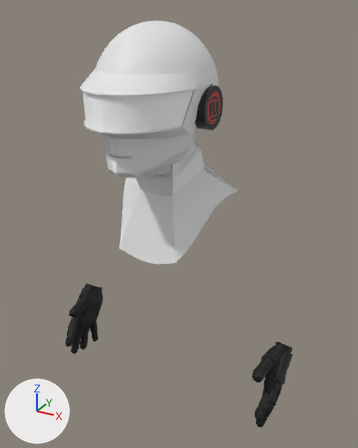
The glTF model cly3dj-dev/models/avatar/avatar_robot_v2.glb: old version first, new version second.
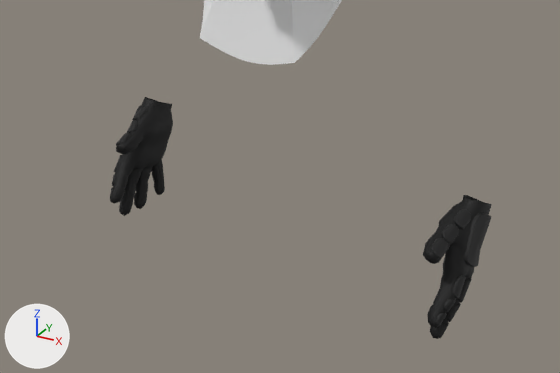
Each version appears first whole from a 50 mm camera at (0.533, -0.82, 1.786) aimed at (0.034, 0.088, 1.332), and next in a close-up on the part from 0% to 93% of the width and 50% to 100% of the height. The lights are fixed; the arrows at lower left show +X, +Y and +Z. The last two pictures show the newer version. Where no turn or scale is listed for an object, it has been applied to the vertices. Vertices at exactly the same position are counted once.

The first close-up shows 'AvatarRobot.001', 'Hand_R', 'Hand_R.001'.
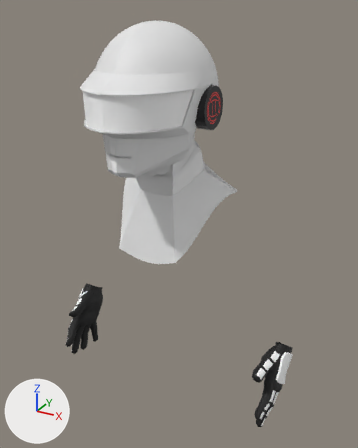
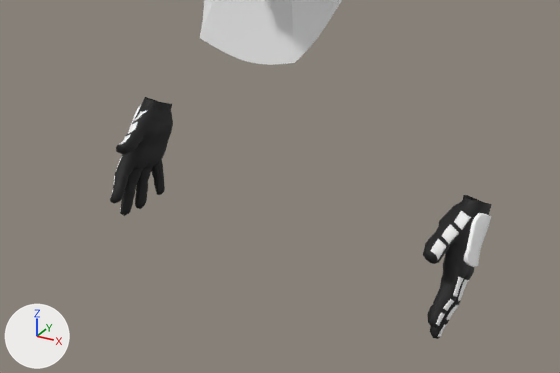
What differs and where, as boxes (x1, y1, x2, y2) in the close-ups (560 x 373 px):
'Hand_R', surface changed, reshaped (black to grey)
    both: (423, 195, 492, 339)
'Hand_R.001', reshaped
    both: (110, 97, 173, 216)
part 1 of me_hand_r_v3, deleted
    before: (430, 209, 472, 338)
part 2 of me_hand_r_v3_001, deleted
    before: (110, 107, 156, 212)

Diff of the bpy script that builds the scene:
```diff
--- a/cly3dj-dev/models/avatar/avatar_robot_v2.glb.py
+++ b/cly3dj-dev/models/avatar/avatar_robot_v2.glb.py
@@ img_glovenormal @@
+img_glovenormal = load_image('GloveNormal', '_unpacked/GloveNormal', 1024, 1024, 'Non-Color')
@@ img_glovealbedo @@
+img_glovealbedo = load_image('GloveAlbedo', '_unpacked/GloveAlbedo', 1024, 1024, 'sRGB')
@@ mat_avatarrobot_hand @@
 n0 = _N.new('ShaderNodeBsdfPrincipled'); n0.name = 'Principled BSDF'
 n2 = _N.new('ShaderNodeTexImage'); n2.name = 'Image Texture'
-n2.image = img_glove_albedo_orig
+n2.image = img_glovealbedo
+n3 = _N.new('ShaderNodeNormalMap'); n3.name = 'Normal Map'
+n3.uv_map = 'UVMap'
+n4 = _N.new('ShaderNodeTexImage'); n4.name = 'Image Texture.001'
+n4.image = img_glovenormal
 _L.new(n0.outputs[0], n1.inputs[0])  # 'BSDF' to 'Surface'
 _L.new(n2.outputs[0], n0.inputs[0])  # 'Color' to 'Base Color'
+_L.new(n3.outputs[0], n0.inputs[5])  # 'Normal' to 'Normal'
+_L.new(n4.outputs[0], n3.inputs[1])  # 'Color' to 'Color'
@@ me_hand_r_v3 @@
 # used by ob_hand_r; location = (0.274, 0.177, 1.078); rotation_euler = (0.108, 2.545, -1.415), in degrees (6.2, 146, -81); scale = (-1.0, -1.0, -1.0)
-me_hand_r_v3.from_pydata(...)  # 937 vertices, 1688 faces; spans x -0.06..0.097, y -0.036..0.034, z -0.239..-0.039
+me_hand_r_v3.from_pydata(...)  # 577 vertices, 1118 faces; spans x -0.06..0.097, y -0.036..0.034, z -0.239..-0.039
+# me_hand_r_v3 part 1: 15 loose pieces with 360 vertices, spanning x -0.06..0.096, y -0.032..0.025, z -0.235..-0.055, are deleted
 me_hand_r_v3.materials.append(mat_avatarrobot_hand)
@@ me_hand_r_v3_001 @@
 # used by ob_hand_r_001; location = (-0.274, 0.177, 1.078)
-me_hand_r_v3_001.from_pydata(...)  # 937 vertices, 1688 faces; spans x -0.034..0.026, y -0.166..0.003, z -0.199..-0.019
+me_hand_r_v3_001.from_pydata(...)  # 577 vertices, 1118 faces; spans x -0.034..0.026, y -0.166..0.003, z -0.199..-0.019
+# me_hand_r_v3_001 part 2: 15 loose pieces with 360 vertices, spanning x -0.031..0.016, y -0.162..-0.039, z -0.197..-0.025, are deleted
 me_hand_r_v3_001.materials.append(mat_avatarrobot_hand)
```
